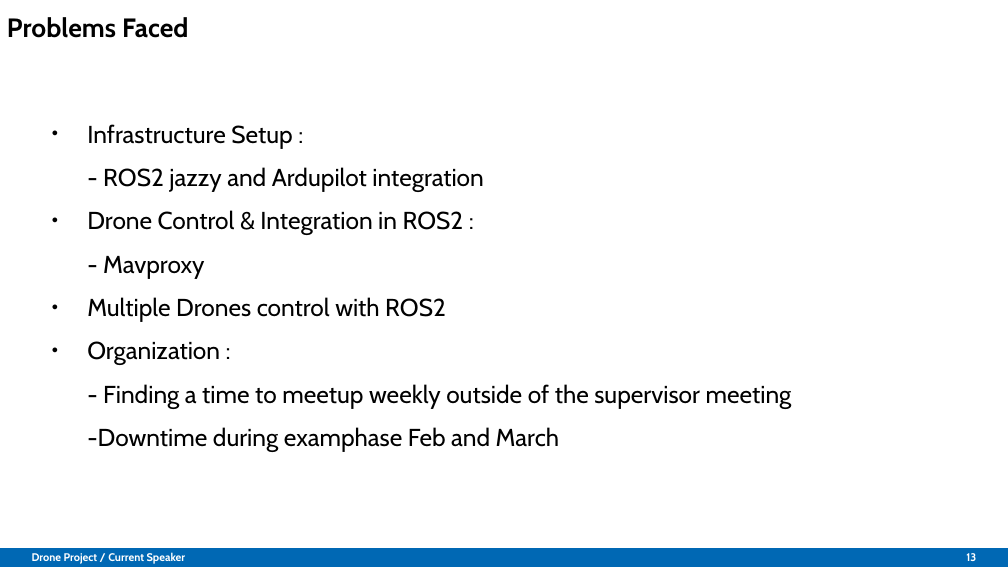
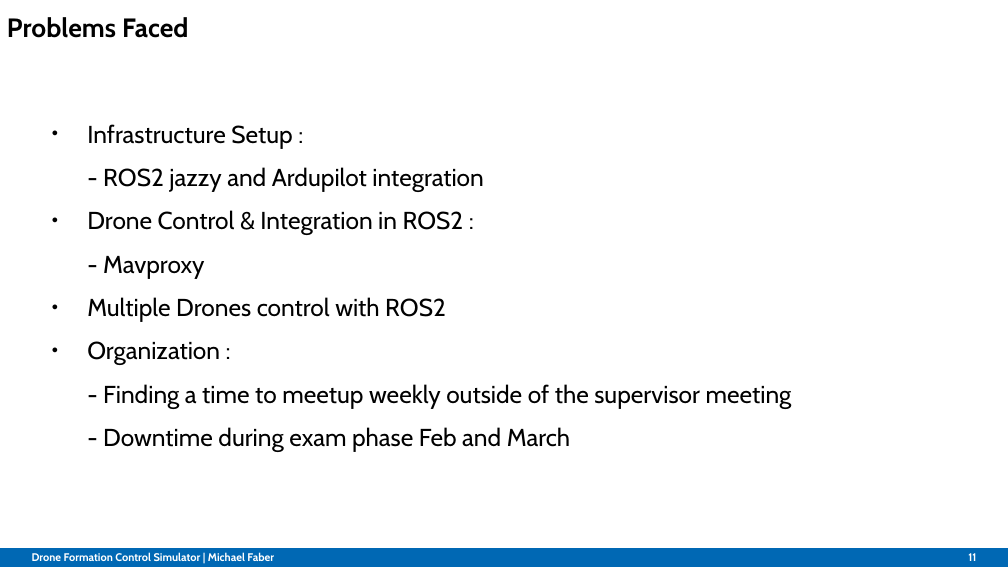
Before and after one commit to Belvin7/Drone_Project_personal-, a slide deck: slide 11 of AMS_Intermediate_Presentation.odp (slide 13 before the commit). Drawn at 1008x567 pixels with LibreOffice and Linux fonts; fonts in the diff are those of the drawing; background and template pictures are left out. Boxes give left, top, right and bottom in pixels: in the first picture for what was removed or moved away, otherwise in the second. Text is boxed around its words. In the diff, an @@ line names an element or a change of style, - is before the commit and + after.

Commit message:
Modified presentation.

```diff
--- a/AMS_Intermediate_Presentation.odp
+++ b/AMS_Intermediate_Presentation.odp
@@ text at bbox=[103, 427, 570, 452]: spaces changed @@
--Downtime during examphase Feb and March
+- Downtime during exam phase Feb and March
@@ text at bbox=[32, 552, 274, 561]: text changed @@
-Drone Project / Current Speaker
+Drone Formation Control Simulator | Michael Faber
@@ page number at bbox=[968, 553, 976, 561]: text changed @@
-13
+11
```
Also in this commit, not shown: 10 other slides changed, 1 slide added, 2 slides removed.
